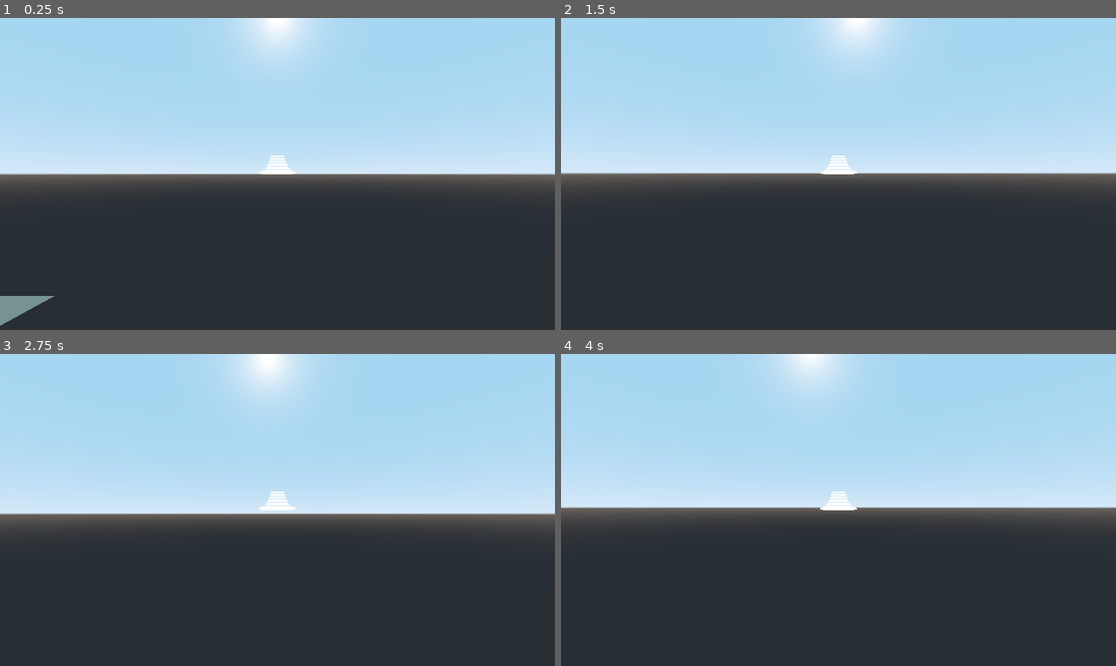
Above: before the commit, frames 1-4 (two rows, left to right).
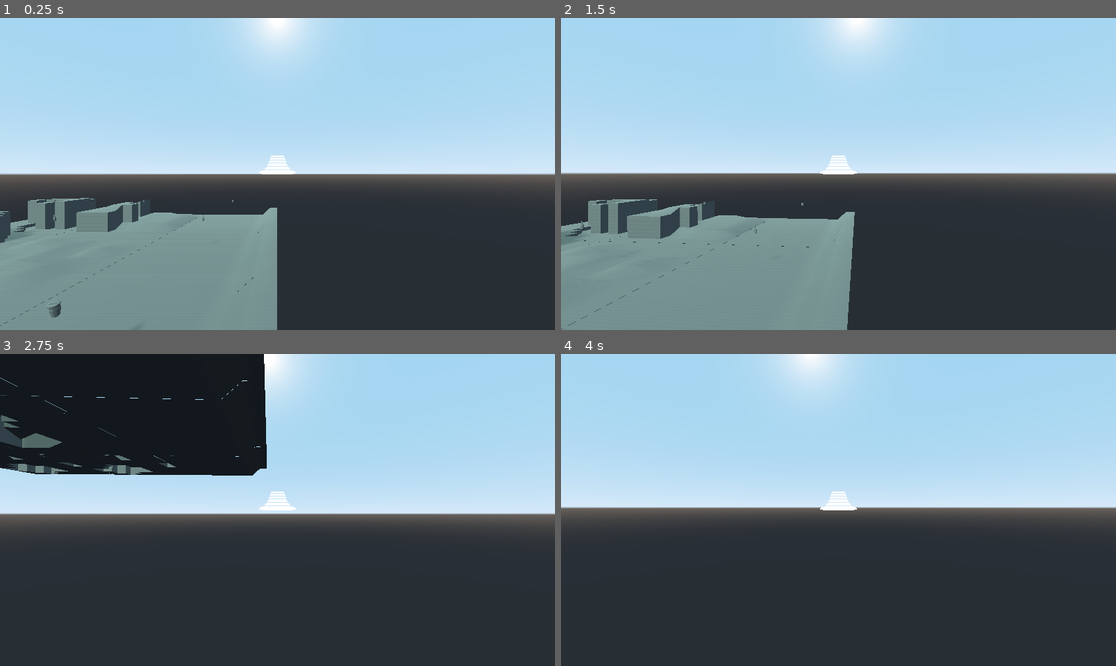
Above: after the commit, the same moments.

Repository: JacobDWoodman/OpenWorldGodot
Game: Godot game, scene res://GridEnvironment/testGridWorld.tscn
Same seed, same stepped clock (60 frames per second), same inputs: the game is played once before the commit and once after it.
Inputs (mouse positions are in pixels of both pictures, inside the frame that each line leads up to):
- Up to frame 1 (0.25 s): no input
- Up to frame 2 (1.5 s): tap Enter at 0.5 s; move the mouse to (866, 174) at 0.52 s; hold W (MOVE_FORWARD) from 0.53 s (still down); click (866, 174) at 0.6 s; tap Ctrl (CHARGE_JUMP) at 0.77 s; move the mouse to (810, 174) at 1.27 s; tap F (toggle_grav) at 1.35 s
- Up to frame 3 (2.75 s): keep holding W (MOVE_FORWARD); tap Ctrl (CHARGE_JUMP) at 1.52 s; move the mouse to (288, 503) at 2.02 s; click (288, 503) at 2.1 s
- Up to frame 4 (4 s): keep holding W (MOVE_FORWARD); move the mouse to (832, 516) at 2.77 s; tap F (toggle_grav) at 2.85 s; tap Ctrl (CHARGE_JUMP) at 3.02, 3.77 s; move the mouse to (877, 513) at 3.52 s; click (877, 513) at 3.6 s

The runs differ from the first frame. In frame 1, 18% of the frame differs, in the area x 0-50%, y 57-100%; in frame 2, 19%, in the area x 0-53%, y 57-100%; in frame 3, 18%; in frame 4, nothing differs.

Commit message:
chunks unload using a string key comparison system

Diff:
--- a/Dialogue/CompletedDialogue.tscn
+++ b/Dialogue/CompletedDialogue.tscn
@@ -7,7 +7,7 @@
 
 [node name="Dialogue" type="Node"]
 script = ExtResource( 4 )
-file_path = "res://data/Dialogue.json"
+file_path = "res://data/CompletedDialogue .json"
 
 [node name="textbox" type="TextureRect" parent="."]
 margin_right = 40.0
--- a/GridEnvironment/GridWorldTest.gd
+++ b/GridEnvironment/GridWorldTest.gd
@@ -11,9 +11,11 @@
 onready var chunk_data : Array = load_chunk_data(file_path)
 onready var item_data : Array = load_chunk_data(item_file_path)
 
+var chunks = {}
+var unready_chunks = {}
+
 var nearby_nodes = []
 var loaded_nodes = []
-var loaded_chunks = []
 var thread
 
 # Called when the node enters the scene tree for the first time.
@@ -33,12 +35,27 @@
 	for nnode in grid.getNeighbours(p_trans, chunkRenderDistance):
 		nearby_nodes.append(nnode)
 		create_chunk(nnode)
+		var chunk = get_chunk(nnode.worldPos)
+		if chunk != null:
+			chunk.should_remove = false
 
 func create_chunk(node):
-	if loaded_nodes.has(node.worldPos):
-		return #dont make a chunk that already exists
+	var key = str(node.worldPos)
+	#if this chunk's key already exists
+	#then this chunk is already loaded or is loading
+	if chunks.has(key) or unready_chunks.has(key):
+		return
 
-	thread.start(self, "load_chunk",[thread, node])
+	if not thread.is_active():
+		thread.start(self, "load_chunk",[thread, node])
+		unready_chunks[key] = 1
+
+func get_chunk(pos):
+	var key = str(pos)
+	if chunks.has(key):
+		return chunks.get(key)
+
+	return null
 
 func load_chunk(arr):
 	var nthread = arr[0]#more readable this way
@@ -46,7 +63,7 @@
 	var i = 0
 	for arraypos in chunk_data:
 		if(arraypos["x"] == node.gridX && arraypos["z"] == node.gridZ ):
-			var chunk = OWChunk.new(node.gridX, node.gridZ, arraypos["path"])
+			var chunk = OWChunk.new(node.gridX, node.gridZ, arraypos["path"], str(node.worldPos))
 			chunk.translation = arr[1].worldPos
 			var item
 			if(item_data[i]["exists"] && !GameStats.collected[i]):
@@ -64,37 +81,24 @@
 	print("lez goooo")
 	add_child(chunk)
 	chunk.add_child(item)
+
+	var key = chunk.key
+	chunks[key] = chunk
+	unready_chunks.erase(key)
 	loaded_nodes.append(chunk.translation)
-	loaded_chunks.append(chunk)
 	thread.wait_to_finish()
 
-func clean_up_chunks0():
-	var i = 0
-
-	for chunktr in loaded_nodes:
-		var in_range = false
-		for node in nearby_nodes:
-			if node.worldPos == chunktr:
-				var pos = node.worldPos
-				in_range = true
-		if !in_range:
-			loaded_nodes.erase(chunktr)
-			loaded_chunks[i].queue_free()
-		i += 1
-
 func clean_up_chunks():
-	for chunk in loaded_chunks:
-		for node in nearby_nodes:
-			if(chunk.translation == node.worldPos):
-				chunk.should_remove = false
-				break
-			if (chunk.should_remove):
-				chunk.queue_free()
-				loaded_chunks.erase(chunk)
+	for key in chunks:
+		var chunk = chunks[key]
+		if chunk.should_remove:
+			print(chunk.key)
+			chunk.queue_free()
+			chunks.erase(key)
 
 func reset_chunks():
-	for chunk in loaded_chunks:
-		chunk.should_remove = true
+	for key in chunks:
+		chunks[key].should_remove = true
 
 func load_chunk_data(f_path):
 	var file = File.new()
--- a/GridEnvironment/testGridWorld.tscn
+++ b/GridEnvironment/testGridWorld.tscn
@@ -9,7 +9,7 @@
 item_file_path = "res://data/itemsGrid.json"
 worldSize = Vector2( 246, 246 )
 halfChunkLength = 20.5
-chunkRenderDistance = 1
+chunkRenderDistance = 2
 
 [node name="Player" parent="." instance=ExtResource( 2 )]
 transform = Transform( 1, 0, 0, 0, 1, 0, 0, 0, 1, 123, 21.941, 123 )
--- a/Terrain/Chunk/OpenWorldChunk.gd
+++ b/Terrain/Chunk/OpenWorldChunk.gd
@@ -7,10 +7,11 @@
 var key
 var should_remove = true
 
-func _init(nx, nz, nchunkpos):
+func _init(nx, nz, nchunkpos, nkey):
 	x = nx
 	z = nz
 	chunkpos = nchunkpos
+	key = nkey
 
 func _ready():
 	var ch = load("res://chunks/tscn/chunk"+chunkpos+".tscn")
--- a/data/Dialogue.json
+++ b/data/Dialogue.json
@@ -3,5 +3,5 @@
   {"name": "Mr. Drinker", "line": "This area is full of leftover drinks of different flavours and tastes. But none of them have enough for a single quenchy drink. That's why I need all of them to mix together."},
   {"name": "Mr. Drinker", "line": "This way, I'll have the perfect Jungle Juice to satisfy my need for flavour! This is where you come in. See, I don't have any means to get anywhere... But you on the other hand..."},
   {"name":  "Mr. Drinker", "line":  "You have those excellent jumping boots! If you crouch they will charge up, and when you jump you will go to extraordinary heights! These are the skills that would make collecting the jungle juice easy!"},
-  {"name":  "Mr. Drinker", "line":  "Well, do you think you could do that for me?"}
+  {"name":  "Mr. Drinker", "line":  "Well, do you think you gather 30 of the drinks scattered around for me?"}
 ]
--- a/data/itemsGrid.json
+++ b/data/itemsGrid.json
@@ -1,6 +1,6 @@
 [
   {
-    "z": 0, "x": 0, "obj": "NPC", "exists": true,  "position":{"x":0.0,"y":10.0,"z":0.0}},
+    "z": 0, "x": 0, "obj": "NPC", "exists": true,  "position":{"x":0.0,"y":1.0,"z":0.0}},
   {
     "z": 1, "x": 0, "obj": "item", "exists": true,  "position":{"x":0.0,"y":10.0,"z":0.0} },
   {
